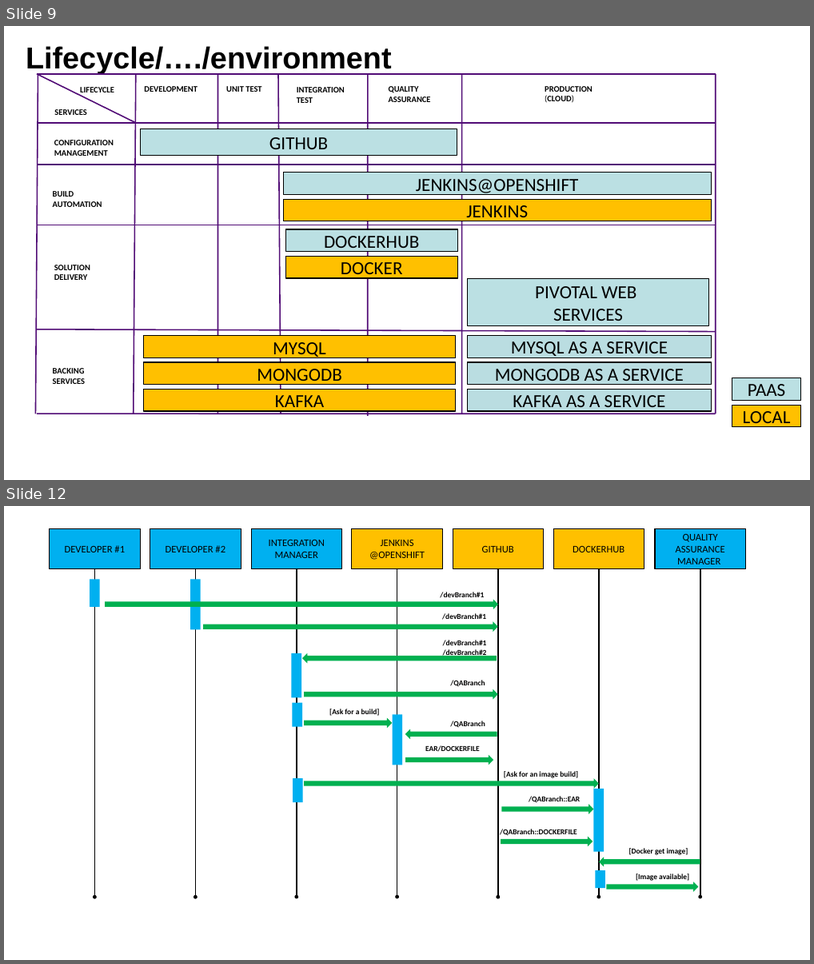
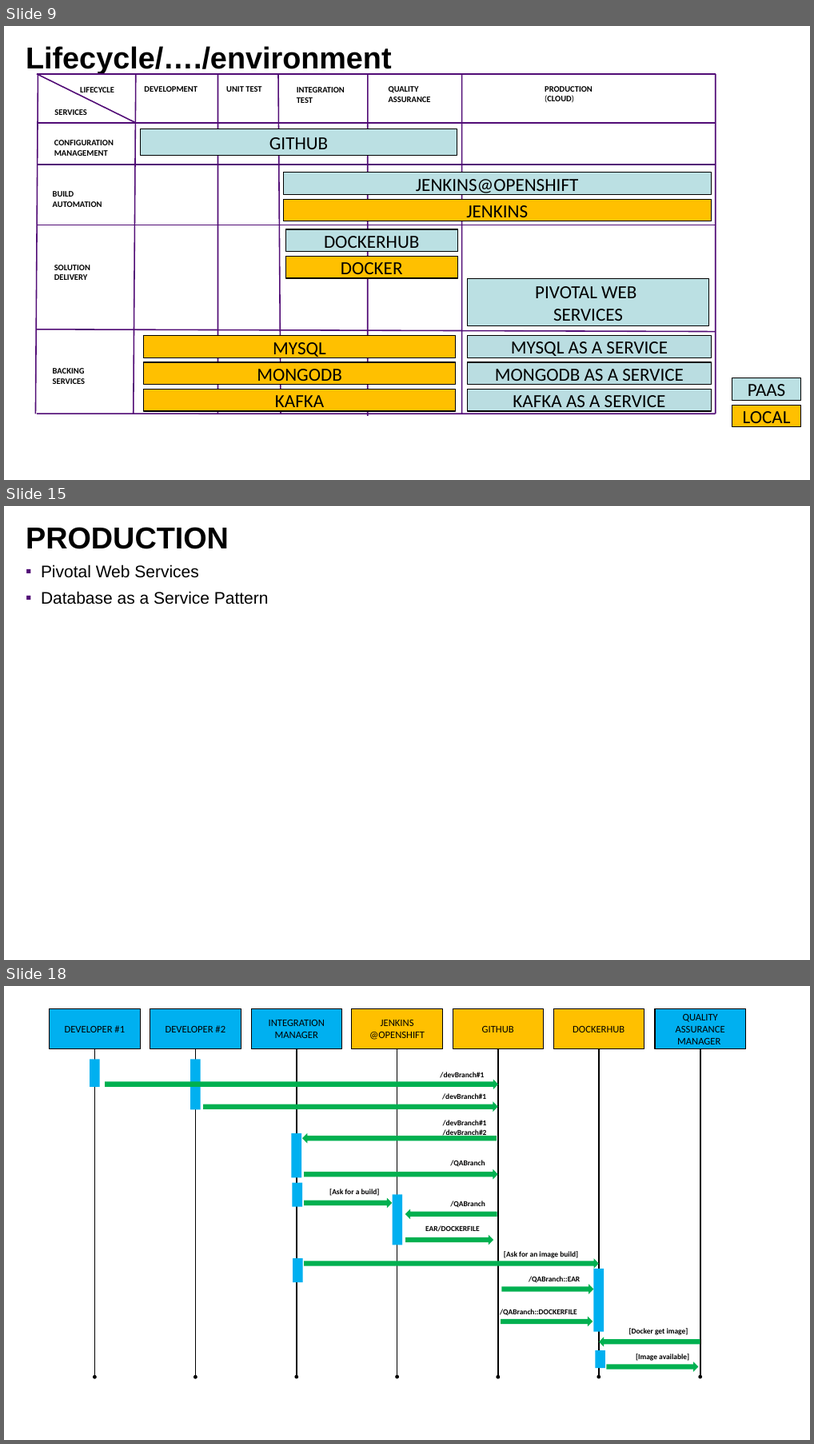
Before and after one commit to lbennardis/microS_code2016_DOCS, a slide deck: luigiBennardisMicroservices.pptx. Shown one above the other, each under a label of ours: slides 9 and 12 before the commit, slides 9, 15 and 18 after it; the slides between them are not shown. The pictures are 814x964 and 814x1444 pixels, drawn with LibreOffice and Linux fonts; fonts in the diff are those of the drawing; background and template pictures are left out. Boxes give left, top, right and bottom in pixels: in the first picture for what was removed or moved away, otherwise in the second. Text is boxed around its words. In the diff, an @@ line names an element or a change of style, - is before the commit and + after.

```diff
--- a/luigiBennardisMicroservices.pptx
+++ b/luigiBennardisMicroservices.pptx
@@ slide 15 added at [4, 506, 810, 960], background picture (left out) @@
@@ title added at [26, 527, 229, 549], 72 pt, text #000000, bold @@
+PRODUCTION
@@ text added at [41, 564, 269, 604], 40 pt, text #000000 @@
+▪ Pivotal Web Services
+▪ Database as a Service Pattern
@@ what was slide 12 is now slide 18 @@
```
Also in this commit, not shown: 2 slides changed, 7 other slides added, 1 other file.
